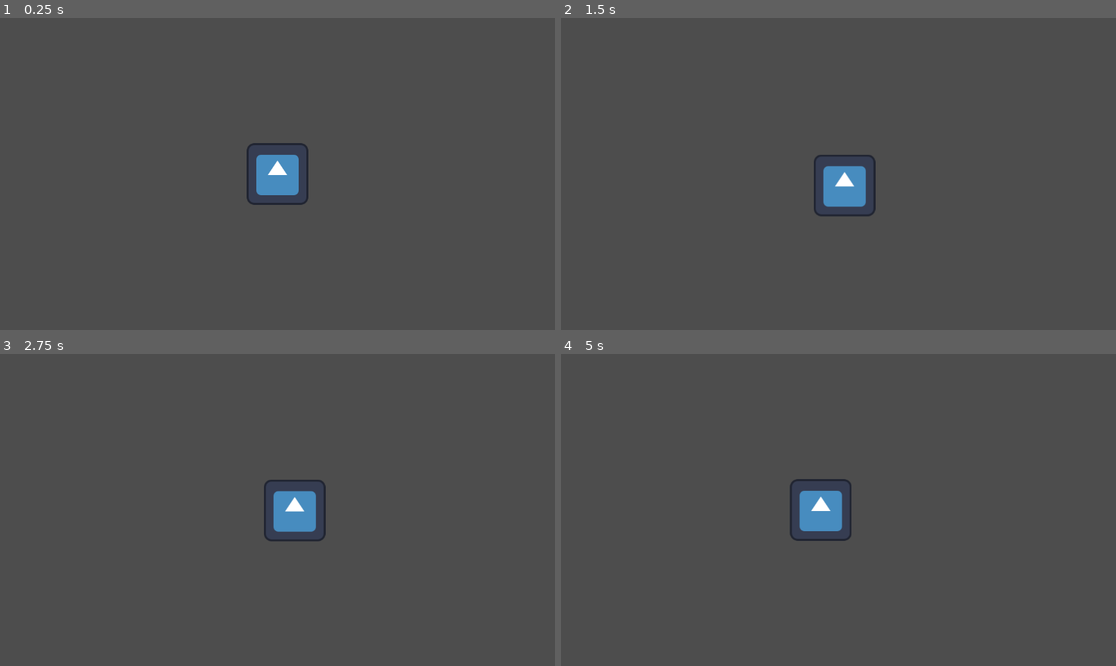
Above: before the commit, frames 1-4 (two rows, left to right).
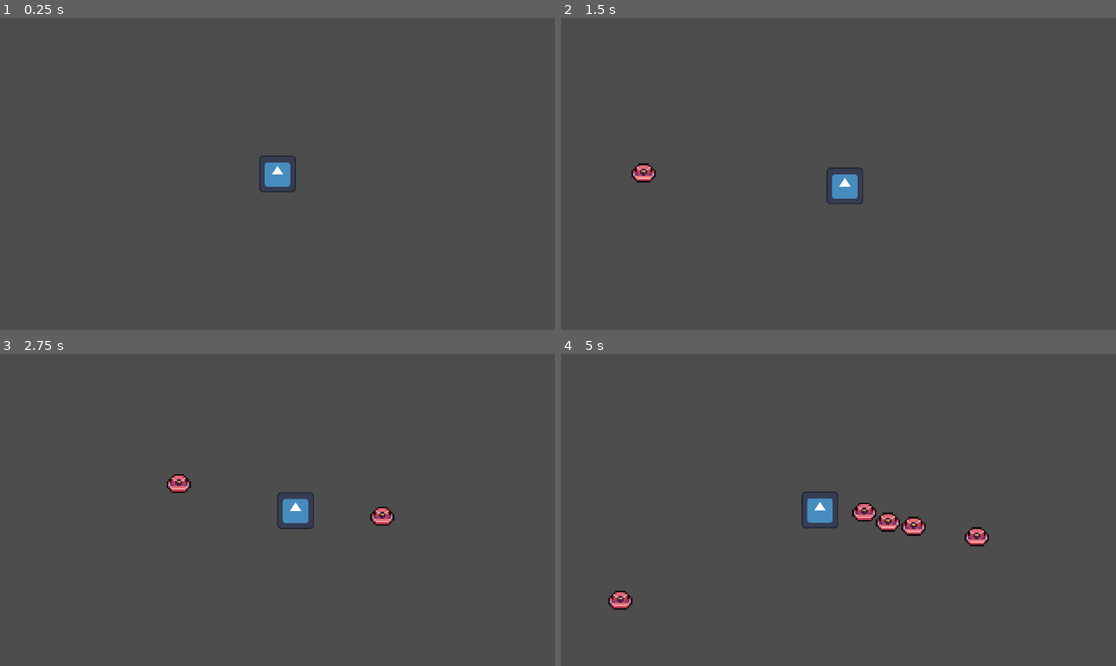
Above: after the commit, the same moments.

Repository: DragonEyeGames/Alien-Fun
Game: Godot game, scene res://main.tscn
The game is run twice, just before and just after one commit, with the same random seed, the same clock (stepped at 60 frames per second) and the same inputs. The engine's default icon, where the game draws it, is replaced by a stand-in: a white triangle on a blue panel in a dark square.
Inputs:
- Up to frame 1 (0.25 s): no input
- Up to frame 2 (1.5 s): tap Enter at 0.5 s; hold D (Right) 0.53-1.28 s; tap Alt at 0.6 s; hold S (Down) from 1.28 s (still down); tap Shift at 1.35 s
- Up to frame 3 (2.75 s): release S (Down) at 2.03 s; hold D (Right) from 2.03 s (still down); tap Alt at 2.1 s
- Up to frame 4 (5 s): release D (Right) at 2.78 s; hold W (Up) 2.78-3.53 s; tap Shift at 2.85, 4.35 s; hold A (Left) from 3.53 s (still down); tap Alt at 3.6 s

The runs differ from the first frame. In frame 1, 1.0% of the frame differs, in the area x 44-56%, y 40-60%; in frame 2, 1.2%; in frame 3, 1.5%; in frame 4, 2.1%, in the area x 8-78%, y 40-82%.

Commit message:
enemy spawning
there are enemies that can now spawn in!

Diff:
--- /dev/null
+++ b/enemy.gd
@@ -0,0 +1,10 @@
+extends CharacterBody2D
+class_name Enemy
+
+@export var player: Player
+@export var speed:= 1.0
+
+func _physics_process(_delta: float) -> void:
+	velocity=player.global_position-global_position
+	velocity*=speed
+	move_and_slide()
--- /dev/null
+++ b/enemy.tscn
@@ -0,0 +1,138 @@
+[gd_scene load_steps=19 format=3 uid="uid://c83oifm7np8uy"]
+
+[ext_resource type="Script" uid="uid://ce3lyehgm1881" path="res://enemy.gd" id="1_4gyqm"]
+[ext_resource type="Texture2D" uid="uid://c66y7tt2aqex3" path="res://Slime pack/Tiny_Slime Red.png" id="1_7k104"]
+
+[sub_resource type="AtlasTexture" id="AtlasTexture_4gyqm"]
+atlas = ExtResource("1_7k104")
+region = Rect2(96, 0, 24, 24)
+
+[sub_resource type="AtlasTexture" id="AtlasTexture_qi2p4"]
+atlas = ExtResource("1_7k104")
+region = Rect2(120, 0, 24, 24)
+
+[sub_resource type="AtlasTexture" id="AtlasTexture_iifgy"]
+atlas = ExtResource("1_7k104")
+region = Rect2(144, 0, 24, 24)
+
+[sub_resource type="AtlasTexture" id="AtlasTexture_epg4t"]
+atlas = ExtResource("1_7k104")
+region = Rect2(168, 0, 24, 24)
+
+[sub_resource type="AtlasTexture" id="AtlasTexture_3yqyl"]
+atlas = ExtResource("1_7k104")
+region = Rect2(192, 0, 24, 24)
+
+[sub_resource type="AtlasTexture" id="AtlasTexture_wujgv"]
+atlas = ExtResource("1_7k104")
+region = Rect2(216, 0, 24, 24)
+
+[sub_resource type="AtlasTexture" id="AtlasTexture_hb8ge"]
+atlas = ExtResource("1_7k104")
+region = Rect2(96, 72, 24, 24)
+
+[sub_resource type="AtlasTexture" id="AtlasTexture_e1ltt"]
+atlas = ExtResource("1_7k104")
+region = Rect2(120, 72, 24, 24)
+
+[sub_resource type="AtlasTexture" id="AtlasTexture_dxifv"]
+atlas = ExtResource("1_7k104")
+region = Rect2(144, 72, 24, 24)
+
+[sub_resource type="AtlasTexture" id="AtlasTexture_pwjut"]
+atlas = ExtResource("1_7k104")
+region = Rect2(48, 0, 24, 24)
+
+[sub_resource type="AtlasTexture" id="AtlasTexture_n0g06"]
+atlas = ExtResource("1_7k104")
+region = Rect2(72, 0, 24, 24)
+
+[sub_resource type="AtlasTexture" id="AtlasTexture_ar8e5"]
+atlas = ExtResource("1_7k104")
+region = Rect2(0, 24, 24, 24)
+
+[sub_resource type="AtlasTexture" id="AtlasTexture_doop2"]
+atlas = ExtResource("1_7k104")
+region = Rect2(24, 24, 24, 24)
+
+[sub_resource type="AtlasTexture" id="AtlasTexture_5hcft"]
+atlas = ExtResource("1_7k104")
+region = Rect2(72, 24, 24, 24)
+
+[sub_resource type="SpriteFrames" id="SpriteFrames_nnovl"]
+animations = [{
+"frames": [{
+"duration": 1.0,
+"texture": SubResource("AtlasTexture_4gyqm")
+}, {
+"duration": 1.0,
+"texture": SubResource("AtlasTexture_qi2p4")
+}, {
+"duration": 1.0,
+"texture": SubResource("AtlasTexture_iifgy")
+}, {
+"duration": 1.0,
+"texture": SubResource("AtlasTexture_epg4t")
+}, {
+"duration": 1.0,
+"texture": SubResource("AtlasTexture_3yqyl")
+}, {
+"duration": 1.0,
+"texture": SubResource("AtlasTexture_wujgv")
+}, {
+"duration": 1.0,
+"texture": SubResource("AtlasTexture_hb8ge")
+}, {
+"duration": 1.0,
+"texture": SubResource("AtlasTexture_e1ltt")
+}, {
+"duration": 1.0,
+"texture": SubResource("AtlasTexture_dxifv")
+}],
+"loop": false,
+"name": &"new_animation",
+"speed": 20.0
+}, {
+"frames": [{
+"duration": 1.0,
+"texture": SubResource("AtlasTexture_pwjut")
+}, {
+"duration": 1.0,
+"texture": SubResource("AtlasTexture_n0g06")
+}],
+"loop": true,
+"name": &"walkDown",
+"speed": 8.0
+}, {
+"frames": [{
+"duration": 1.0,
+"texture": SubResource("AtlasTexture_ar8e5")
+}, {
+"duration": 1.0,
+"texture": SubResource("AtlasTexture_doop2")
+}, {
+"duration": 1.0,
+"texture": SubResource("AtlasTexture_5hcft")
+}],
+"loop": true,
+"name": &"walkSide",
+"speed": 8.0
+}]
+
+[sub_resource type="CircleShape2D" id="CircleShape2D_jmwgi"]
+radius = 43.56604
+
+[node name="Enemy" type="CharacterBody2D"]
+collision_layer = 2
+collision_mask = 3
+script = ExtResource("1_4gyqm")
+speed = 0.9
+
+[node name="Icon" type="AnimatedSprite2D" parent="."]
+texture_filter = 1
+scale = Vector2(6, 6)
+sprite_frames = SubResource("SpriteFrames_nnovl")
+animation = &"walkDown"
+
+[node name="CollisionShape2D" type="CollisionShape2D" parent="."]
+shape = SubResource("CircleShape2D_jmwgi")
--- a/main.tscn
+++ b/main.tscn
@@ -1,11 +1,18 @@
-[gd_scene load_steps=2 format=3 uid="uid://dnnka5th1gldj"]
+[gd_scene load_steps=4 format=3 uid="uid://dnnka5th1gldj"]
 
 [ext_resource type="PackedScene" uid="uid://bsqgmksc0bna4" path="res://player.tscn" id="1_ig7tw"]
+[ext_resource type="Script" uid="uid://bdtgp3fkcxsqy" path="res://spawnController.gd" id="2_0xm2m"]
+[ext_resource type="PackedScene" uid="uid://c83oifm7np8uy" path="res://enemy.tscn" id="3_h2yge"]
 
 [node name="Node2D" type="Node2D"]
 
 [node name="Player" parent="." instance=ExtResource("1_ig7tw")]
-speed = 200
+collision_layer = 0
 
 [node name="MainCamera" type="Camera2D" parent="Player"]
 position_smoothing_enabled = true
+
+[node name="SpawnController" type="Node2D" parent="." node_paths=PackedStringArray("player")]
+script = ExtResource("2_0xm2m")
+player = NodePath("../Player")
+enemies = Array[PackedScene]([ExtResource("3_h2yge")])
--- a/player.gd
+++ b/player.gd
@@ -1,5 +1,5 @@
 extends CharacterBody2D
-
+class_name Player
 @export var speed=100
 
 func _physics_process(_delta: float) -> void:
--- a/player.tscn
+++ b/player.tscn
@@ -8,7 +8,7 @@
 
 [node name="Player" type="CharacterBody2D"]
 script = ExtResource("1_onrkg")
-speed = 250
+speed = 350
 
 [node name="Sprite2D" type="Sprite2D" parent="."]
 texture = ExtResource("1_4flbx")
--- a/project.godot
+++ b/project.godot
@@ -14,6 +14,12 @@
 run/main_scene="uid://dnnka5th1gldj"
 config/features=PackedStringArray("4.5", "GL Compatibility")
 config/icon="res://icon.svg"
+
+[display]
+
+window/size/viewport_width=1920
+window/size/viewport_height=1080
+window/size/mode=3
 
 [editor_plugins]
 
@@ -42,6 +48,11 @@
 ]
 }
 
+[layer_names]
+
+2d_physics/layer_1="Ground"
+2d_physics/layer_2="Enemy"
+
 [rendering]
 
 renderer/rendering_method="gl_compatibility"
--- /dev/null
+++ b/spawnController.gd
@@ -0,0 +1,27 @@
+extends Node2D
+
+@export var player: Player
+var quantity=3
+var random=2
+
+@export var enemies:Array[PackedScene] = []
+
+func _ready() -> void:
+	await get_tree().create_timer(1).timeout
+	spawnWave()
+
+func spawnWave():
+	var toSpawn=enemies.pick_random().instantiate()
+	get_parent().add_child(toSpawn)
+	toSpawn.player=player
+	var offset:Vector2 = Vector2(0, 0)
+	offset.x=randf_range(0.0, 1.0)
+	offset.y= 1.0 - offset.x
+	offset*=1000
+	if(randi_range(1, 2)==1):
+		offset.x=-offset.x
+	if(randi_range(1, 2)==1):
+		offset.y=-offset.y
+	toSpawn.global_position=player.global_position+offset
+	await get_tree().create_timer(1).timeout
+	spawnWave()
Binary file added: Slime pack/Old-AOE.png
Not shown, added: Slime pack/Old-AOE.png.import
Binary file added: Slime pack/Port slime black.png
Not shown, added: Slime pack/Port slime black.png.import
Binary file added: Slime pack/Port slime blue.png
Not shown, added: Slime pack/Port slime blue.png.import
Binary file added: Slime pack/Port slime green.png
Not shown, added: Slime pack/Port slime green.png.import
Binary file added: Slime pack/Port slime purple.png
Not shown, added: Slime pack/Port slime purple.png.import
Binary file added: Slime pack/Port slime red.png
Not shown, added: Slime pack/Port slime red.png.import
(and 48 more such lines)
